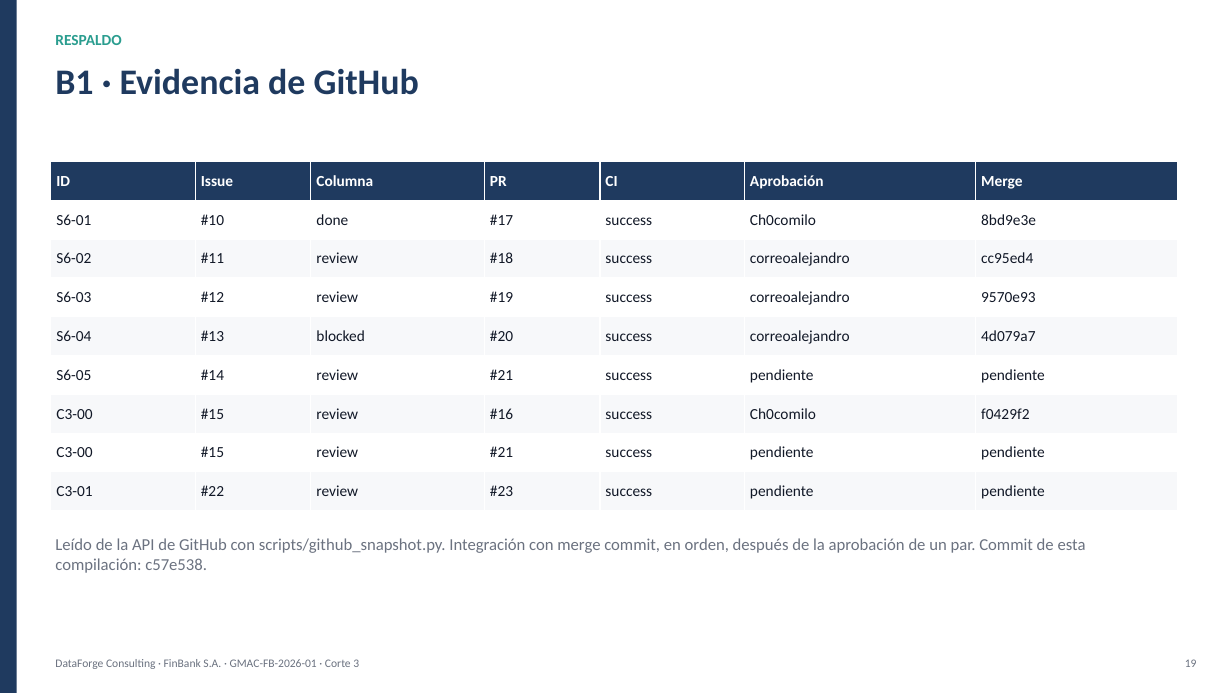
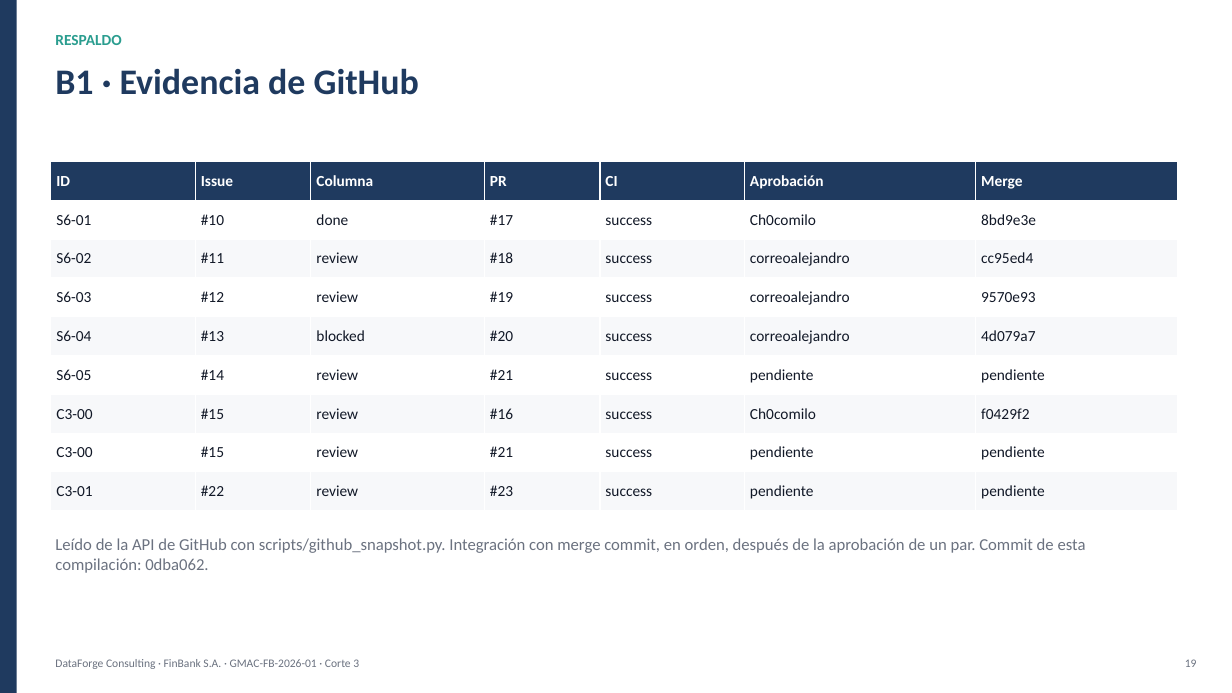
Before and after one commit to OscarSantiagoMerino/DataForge-Consulting, a slide deck: slide 19 of docs/corte3/Presentacion_FinBank_Grupo1.pptx. Drawn at 1232x693 pixels with LibreOffice and Linux fonts; fonts in the diff are those of the drawing. Boxes give left, top, right and bottom in pixels: in the first picture for what was removed or moved away, otherwise in the second. Text is boxed around its words. In the diff, an @@ line names an element or a change of style, - is before the commit and + after.

```diff
--- a/docs/corte3/Presentacion_FinBank_Grupo1.pptx
+++ b/docs/corte3/Presentacion_FinBank_Grupo1.pptx
@@ text at <box>55,538,1086,573</box>: text changed @@
-Leído de la API de GitHub con scripts/github_snapshot.py. Integración con merge commit, en orden, después de la aprobación de un par. Commit de esta compilación: c57e538.
+Leído de la API de GitHub con scripts/github_snapshot.py. Integración con merge commit, en orden, después de la aprobación de un par. Commit de esta compilación: 0dba062.
```
Also in this commit, not shown: 1 other slide changed, 8 other files.
